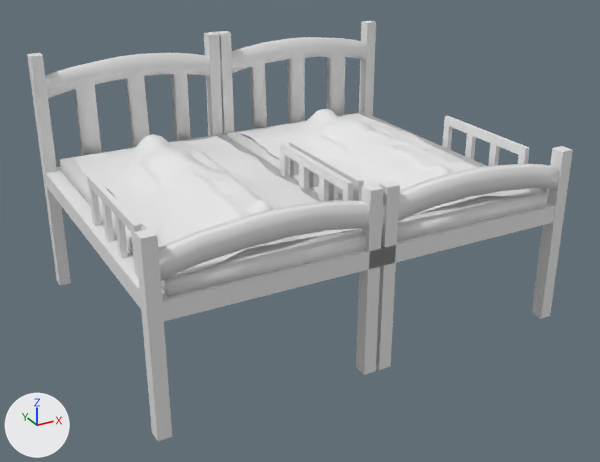
One commit to the Blender file Assets/Objects/bed_FIN.blend: the scene before it, then after it.
Both versions are drawn from a camera (50 mm lens) standing at (-5.24, -5.58, 5.64) and looking at (0.03, 4.02, 0.84). The axes (+X, +Y, +Z) are drawn at lower left. The lights are the same throughout.
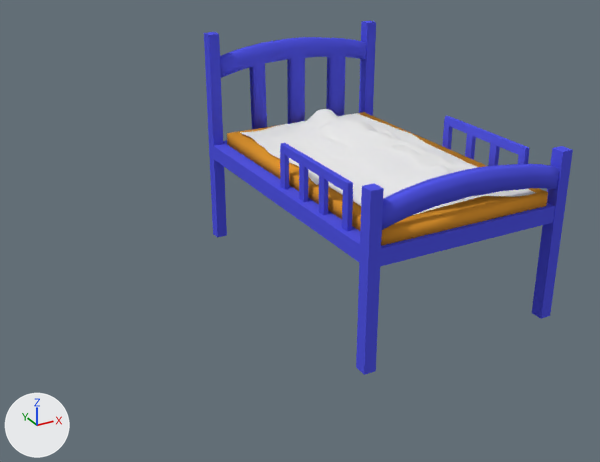
What changed in the scene script:
```text
Add mat_mattress:
    mat_mattress = diffuse_material('Mattress')
    mat_mattress.base_color = (0.8, 0.327, 0.0339)  # orange #e79b34
Add mat_frame:
    mat_frame = diffuse_material('Frame')
    mat_frame.base_color = (0.0868, 0.0942, 0.8)  # blue #5357e7
Add mat_sheets:
    mat_sheets = diffuse_material('Sheets')
    mat_sheets.base_color = (0.8, 0.8, 0.8)  # white #e7e7e7
Change me_plane:
    where me_plane.from_pydata(...)  # 1471 vertices, 1366 faces; spans x -0.2..2.97, y 1.88..6.74, z -0.44..3.24
    used by ob_plane; location = (0.0, 0.0, 0.0)
    me_plane part 1
    30 faces are deleted
    24 new faces join them, mat_mattress (orange #e79b34), smooth
    6 new faces join them, mat_frame (blue #5357e7)
    me_plane part 2: 24 faces spanning x 0.03..2.69, y 1.96..6.49, z 1.43..1.64 switch from no material to mat_mattress (orange #e79b34)
    me_plane part 3: 317 faces spanning x -0.2..2.97, y 1.88..6.74, z -0.44..3.24 switch from no material to mat_frame (blue #5357e7)
    add me_plane.materials.append(mat_sheets)  # white #e7e7e7
Change ob_plane:
    remove _m = ob_plane.modifiers.new('Mirror', 'MIRROR')
```

What differs and where, as boxes (x1, y1, x2, y2) in the pictures (600 x 462 px; the box of a moved part takes in the faces that stretch with it):
'Plane', surface changed, modifiers changed (white to blue, 32% narrower, 16% shorter)
    before: (27, 21, 573, 441)
    after: (204, 21, 573, 375)
part 1 of me_plane, moved or reshaped
    before: (46, 167, 555, 321)
    after: (214, 140, 555, 269)
part 2 of me_plane, recoloured
    before: (60, 112, 548, 297)
    after: (227, 112, 548, 245)
part 3 of me_plane, recoloured (white to blue)
    before: (27, 21, 573, 441)
    after: (204, 21, 573, 375)
